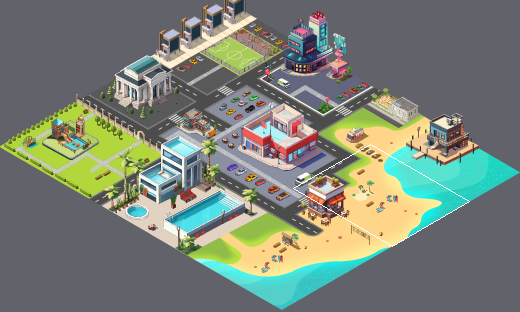
Two states of a Tiled map, CityMap.tmx. Above: a wide view before the commit, with the close-up outlined.
Close-up. Before the edit:
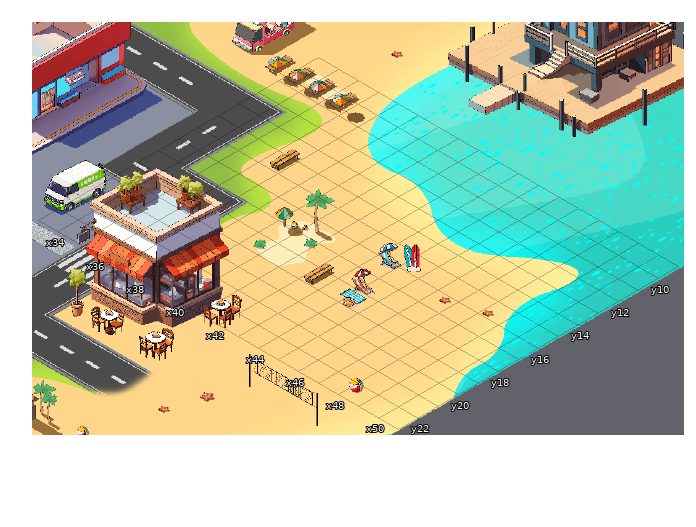
Cells are 55x32 px. Isometric: x runs down to the right, y down to the left. Shown: x 33..50, y 9..22. The commit also changed other parts of the map, which this record leaves out.
After:
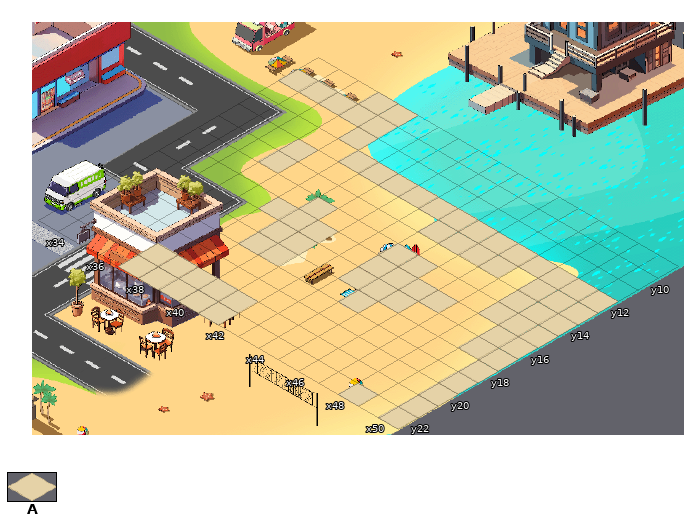
Key: from "floor": A 0.
_ is an empty cell.
Tiles of an added or newly shown layer are drawn over the layers below it.
What changed:
Layer "layer" (now shown):
y 9: x 36..37 __ -> AA
y 10: x 33..37 _____ -> AAAAA
y 11: x 37 _ -> A
y 12: x 38..50 _____________ -> AAAAAAAAAAAAA
y 13: x 36 _ -> A; x 43..46 ____ -> AAAA; x 48..50 ___ -> AAA
y 14: x 36 _ -> A; x 48..50 ___ -> AAA
y 15: x 39 _ -> A; x 43..44 __ -> AA; x 48..50 ___ -> AAA
y 16: x 38..40 ___ -> AAA; x 43..46 ____ -> AAAA; x 49..50 __ -> AA
y 17: x 39..40 __ -> AA; x 43..45 ___ -> AAA; x 49..50 __ -> AA
y 18: x 39..40 __ -> AA; x 44 _ -> A; x 50 _ -> A
y 19..20: x 50 _ -> A
y 21: x 37..41 _____ -> AAAAA; x 50 _ -> A
y 22: x 37..41 _____ -> AAAAA; x 48 _ -> A; x 50 _ -> A
Where, in picture pixels (left, top, right, bottom), the same in both close-ups:
added: (118, 69, 618, 429)
